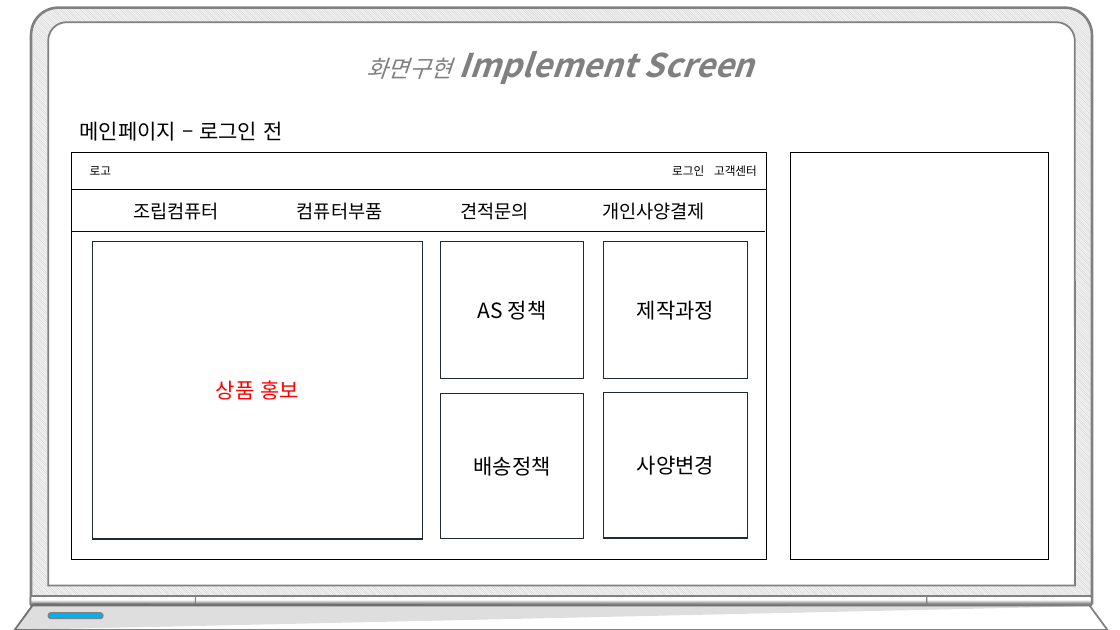
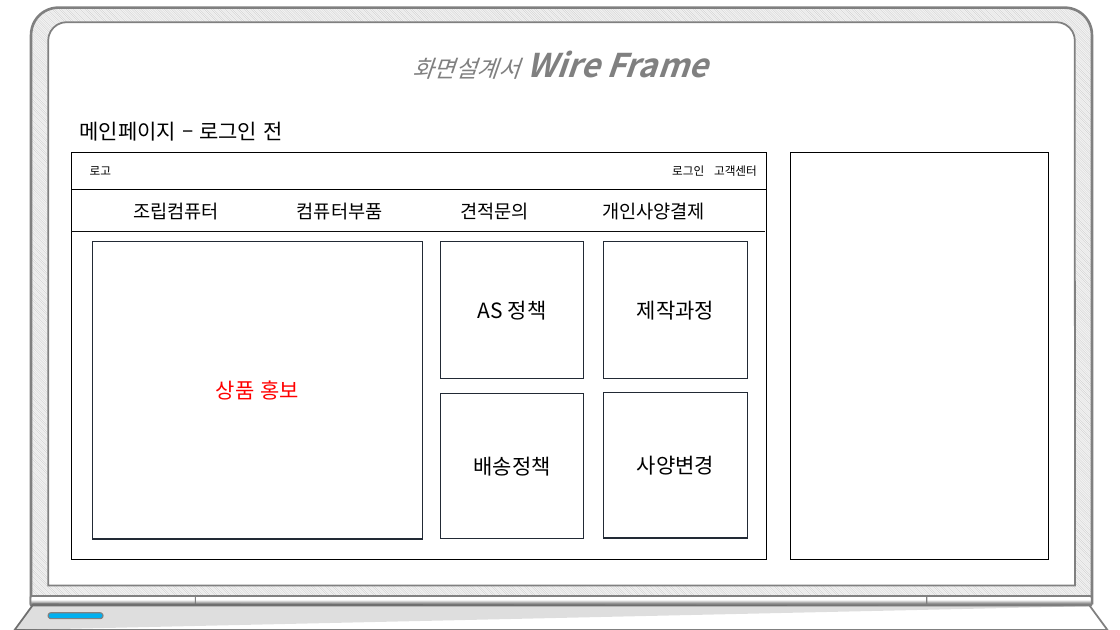
Before and after one commit to hhsw07/ezen-academy-projects, a slide deck: slide 11 of WebContent/발표/프로젝트5.pptx (slide 14 before the commit). Drawn at 1120x630 pixels with LibreOffice and Linux fonts; fonts in the diff are those of the drawing. Boxes give left, top, right and bottom in pixels: in the first picture for what was removed or moved away, otherwise in the second. Text is boxed around its words. In the diff, an @@ line names an element or a change of style, - is before the commit and + after.

```diff
--- a/WebContent/발표/프로젝트5.pptx
+++ b/WebContent/발표/프로젝트5.pptx
@@ text at [412,50,707,79]: text changed @@
-화면구현 Implement Screen
+화면설계서 Wire Frame
```
Also in this commit, not shown: 1 other slide changed, 14 slides added, 1 slide removed.
